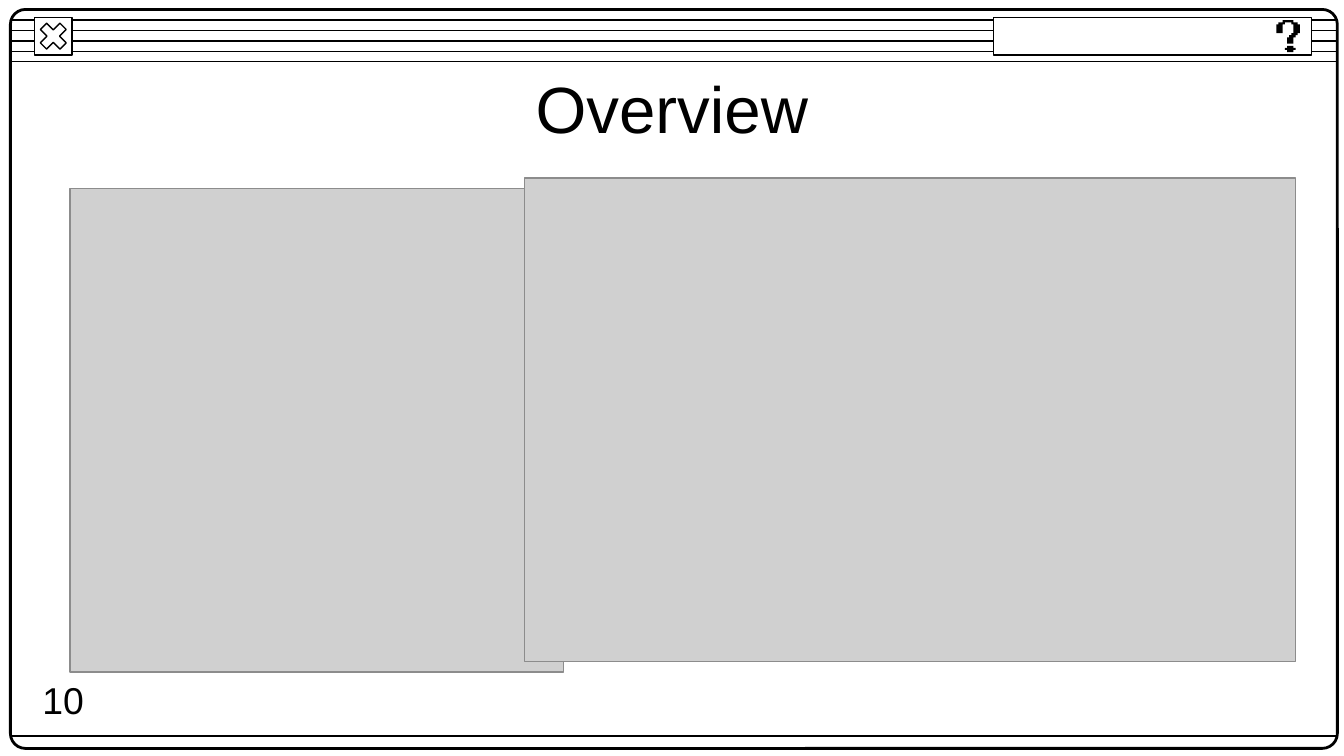
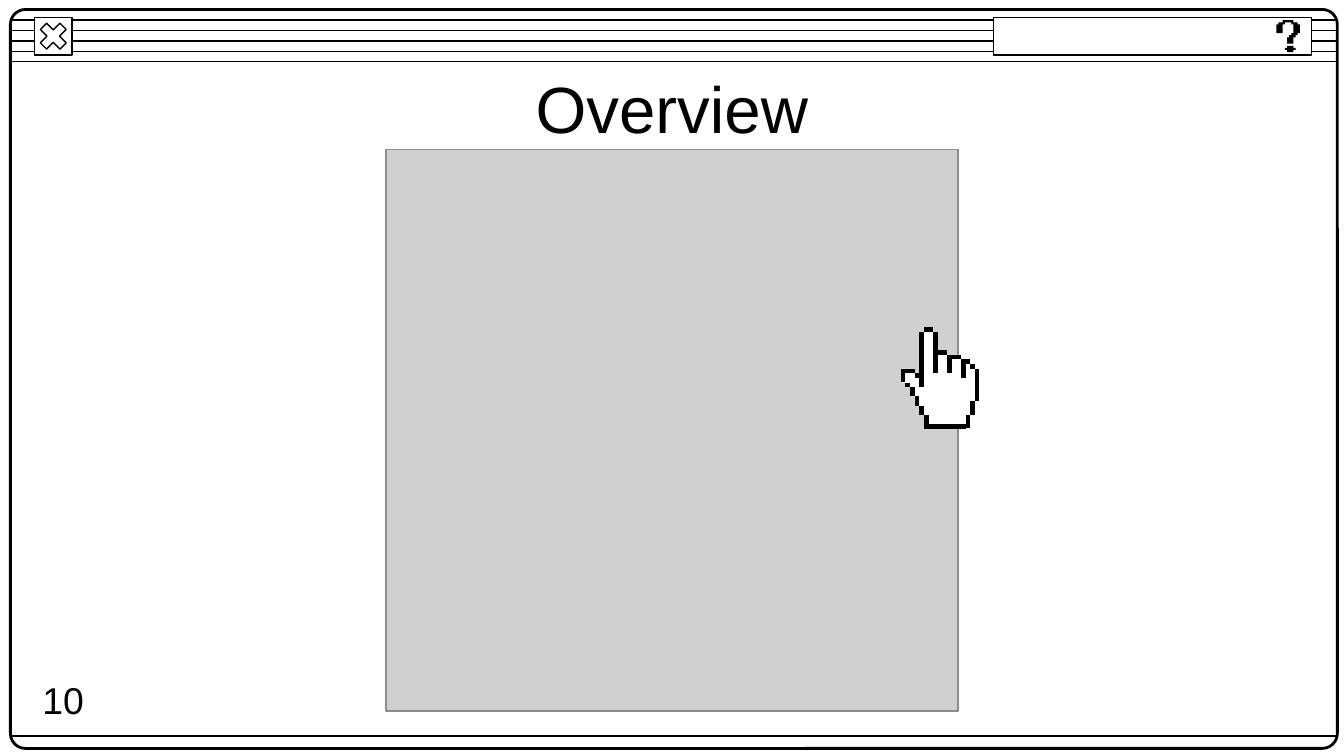
Before and after one commit to JakenW/Computer-Science-Education-Game, a slide deck: slide 10 of Documentation/Final Presentation.pptx. Drawn at 1344x756 pixels with LibreOffice and Linux fonts; fonts in the diff are those of the drawing; grey boxes stand for pictures. Boxes give left, top, right and bottom in pixels: in the first picture for what was removed or moved away, otherwise in the second. Text is boxed around its words. In the diff, an @@ line names an element or a change of style, - is before the commit and + after.

```diff
--- a/Documentation/Final Presentation.pptx
+++ b/Documentation/Final Presentation.pptx
@@ picture added at [386,149,958,711] @@
@@ picture removed at [524,177,1294,661] @@
@@ picture removed at [70,188,563,672] @@
@@ group added at [900,327,980,429]: 22 freeform shapes @@
```
Also in this commit, not shown: 5 other slides changed, 1 slide added, 1 other file.
